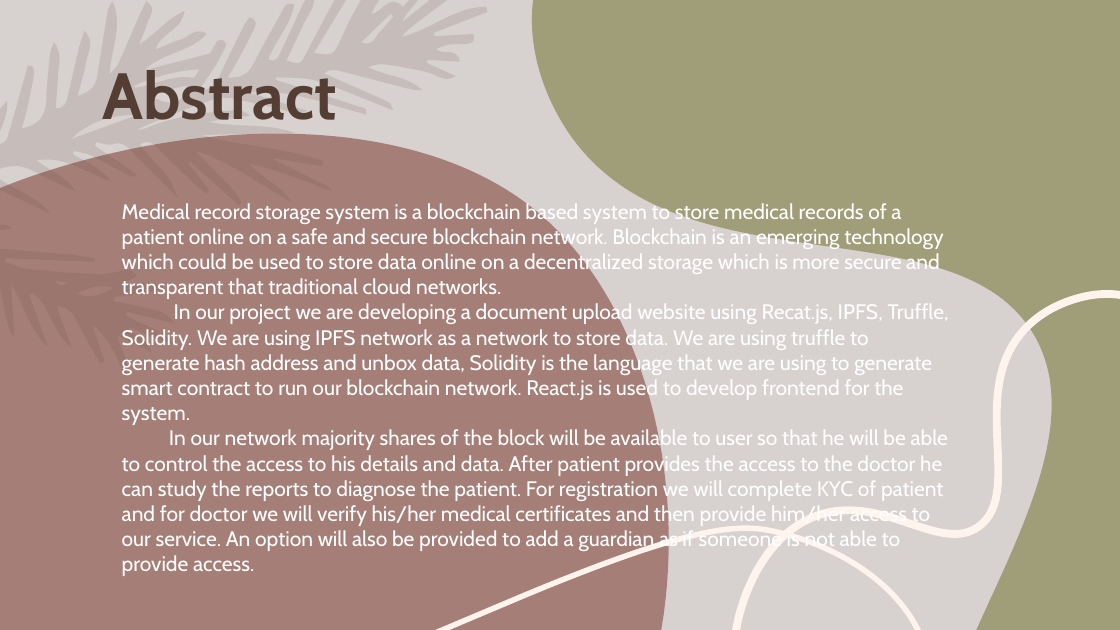
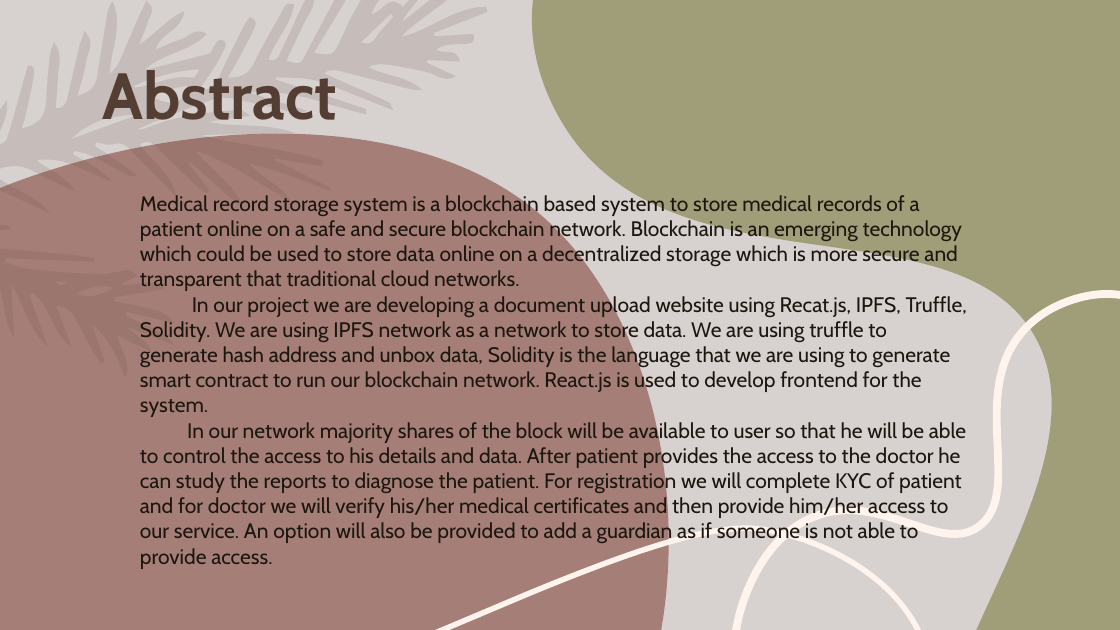
Before and after one commit to Nikhil1601/Medical-Record-Blockchain-Storage-, a slide deck: slide 4 of Medical Record Blockchain Storage.pptx. Drawn at 1120x630 pixels with LibreOffice and Linux fonts; fonts in the diff are those of the drawing. Boxes give left, top, right and bottom in pixels: in the first picture for what was removed or moved away, otherwise in the second. Text is boxed around its words. In the diff, an @@ line names an element or a change of style, - is before the commit and + after.

Commit message:
added slides

```diff
--- a/Medical Record Blockchain Storage.pptx
+++ b/Medical Record Blockchain Storage.pptx
@@ text "Medical record storage system is ...": place and size @@
-text "Medical record storage system is ..." at box(122, 201, 949, 552)
+text "Medical record storage system is ..." at box(140, 193, 967, 538)
@@ text "Medical record storage system is ..." at box(140, 193, 967, 538): text colour #FFFFFF to #1C160F @@
```
